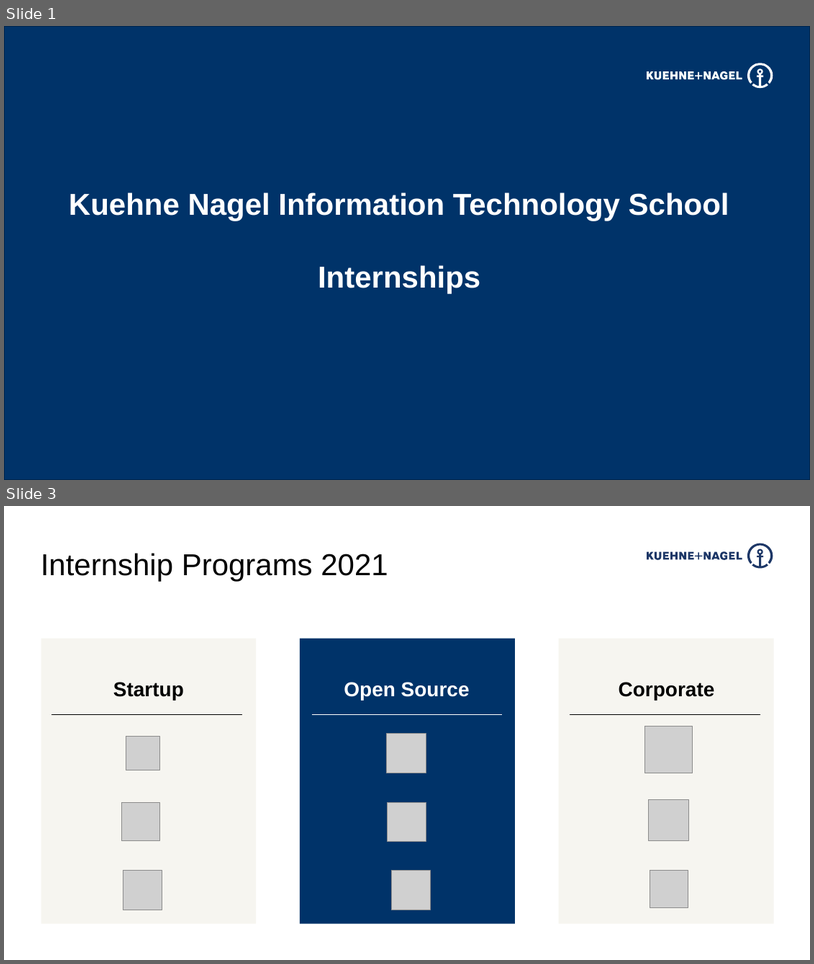
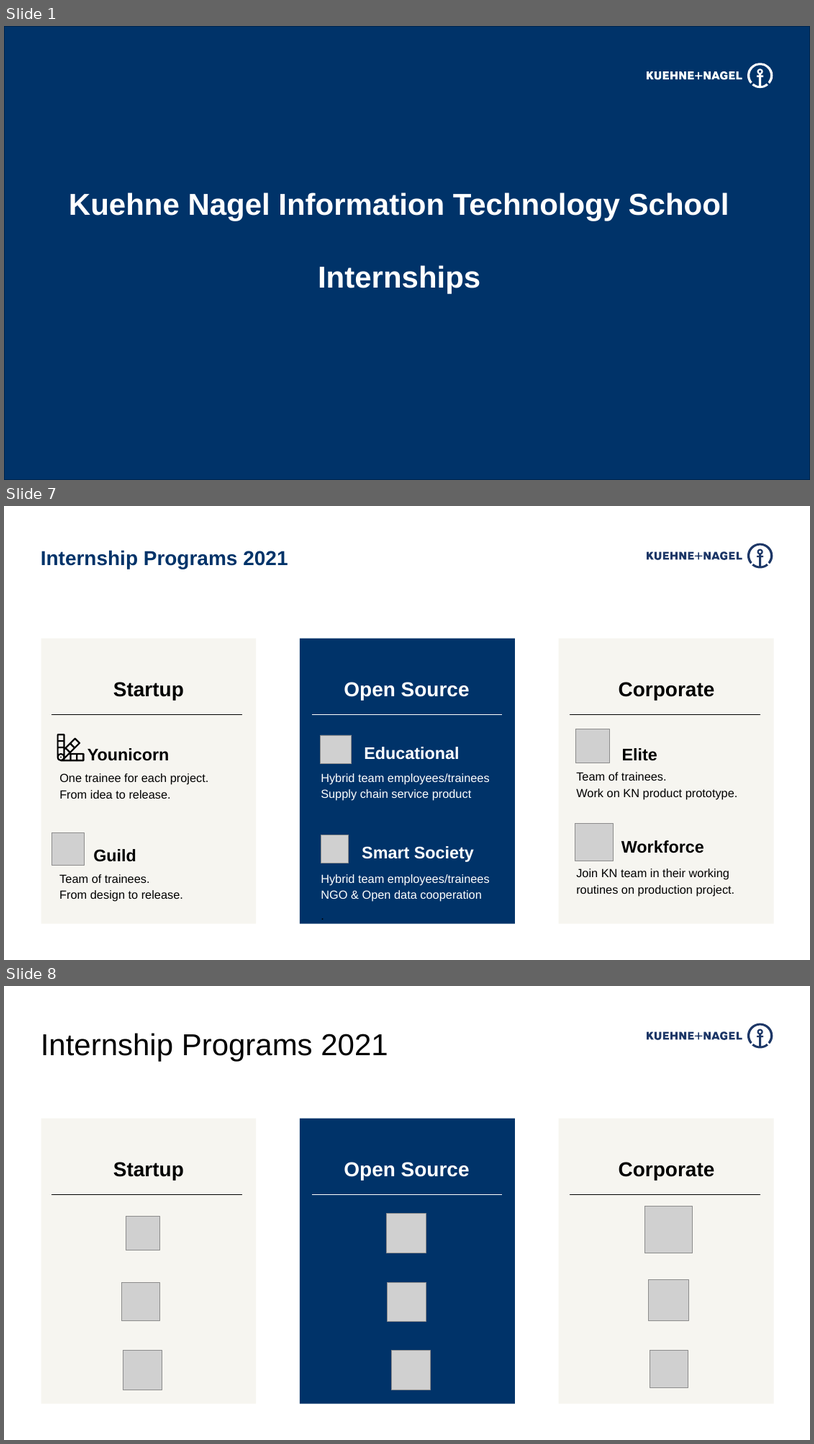
Before and after one commit to stefanofiorenza/KNITS, a slide deck: Presentations/KNITS/Events/KNITS4Business/KNITS-Programs2021.pptx. Shown one above the other, each under a label of ours: slides 1 and 3 before the commit, slides 1, 7 and 8 after it; the slides between them are not shown. The pictures are 814x964 and 814x1444 pixels, drawn with LibreOffice and Linux fonts; fonts in the diff are those of the drawing; grey boxes stand for pictures. Boxes give left, top, right and bottom in pixels: in the first picture for what was removed or moved away, otherwise in the second. Text is boxed around its words. In the diff, an @@ line names an element or a change of style, - is before the commit and + after.

```diff
--- a/Presentations/KNITS/Events/KNITS4Business/KNITS-Programs2021.pptx
+++ b/Presentations/KNITS/Events/KNITS4Business/KNITS-Programs2021.pptx
@@ slide 7 added at bbox=[4, 506, 810, 960], background #FFFFFF; not listed: 7 template elements that a slide beside it also shows @@
@@ text added at bbox=[41, 550, 288, 569], 24 pt, text #003369, bold @@
+Internship Programs 2021
@@ text added at bbox=[113, 682, 184, 700], 24 pt, text #000000, bold @@
+Startup
@@ text added at bbox=[344, 682, 470, 700], 24 pt, text #FFFFFF, bold @@
+Open Source
@@ text added at bbox=[619, 682, 715, 700], 24 pt, text #000000, bold @@
+Corporate
@@ freeform shape added at bbox=[57, 734, 85, 761], fill #000000 @@
@@ picture added at bbox=[320, 735, 351, 763] @@
@@ picture added at bbox=[576, 728, 610, 762] @@
@@ freeform shape added at bbox=[60, 757, 62, 758], fill #000000 @@
@@ text added at bbox=[88, 748, 170, 761], 20 pt, text #000000, bold @@
+Younicorn
@@ text added at bbox=[364, 746, 459, 759], 20 pt, text #FFFFFF, bold @@
+Educational
@@ text added at bbox=[622, 748, 658, 761], 20 pt, text #000000, bold @@
+Elite
@@ text added at bbox=[59, 773, 209, 798], 14 pt, text #000000 @@
+One trainee for each project.
+From idea to release.
@@ text added at bbox=[321, 773, 490, 800], 14 pt, text #FFFFFF @@
+Hybrid team employees/trainees
+Supply chain service product
@@ text added at bbox=[576, 772, 738, 799], 14 pt, text #000000 @@
+Team of trainees.
+Work on KN product prototype.
@@ picture added at bbox=[576, 823, 613, 860] @@
@@ picture added at bbox=[52, 833, 85, 865] @@
@@ text added at bbox=[93, 849, 136, 862], 20 pt, text #000000, bold @@
+Guild
@@ picture added at bbox=[321, 834, 349, 862] @@
@@ text added at bbox=[362, 846, 474, 862], 20 pt, text #FFFFFF, bold @@
+Smart Society
@@ text added at bbox=[622, 840, 705, 853], 20 pt, text #000000, bold @@
+Workforce
@@ text added at bbox=[576, 868, 736, 896], 14 pt, text #000000 @@
+Join KN team in their working routines on production project.
@@ text added at bbox=[59, 874, 183, 901], 14 pt, text #000000 @@
+Team of trainees.
+From design to release.
@@ text added at bbox=[321, 874, 490, 901], 14 pt, text #FFFFFF @@
+Hybrid team employees/trainees
+NGO & Open data cooperation
+.
@@ what was slide 3 is now slide 8 @@
```
Also in this commit, not shown: 2 slides changed, 4 other slides added, 16 other files.
